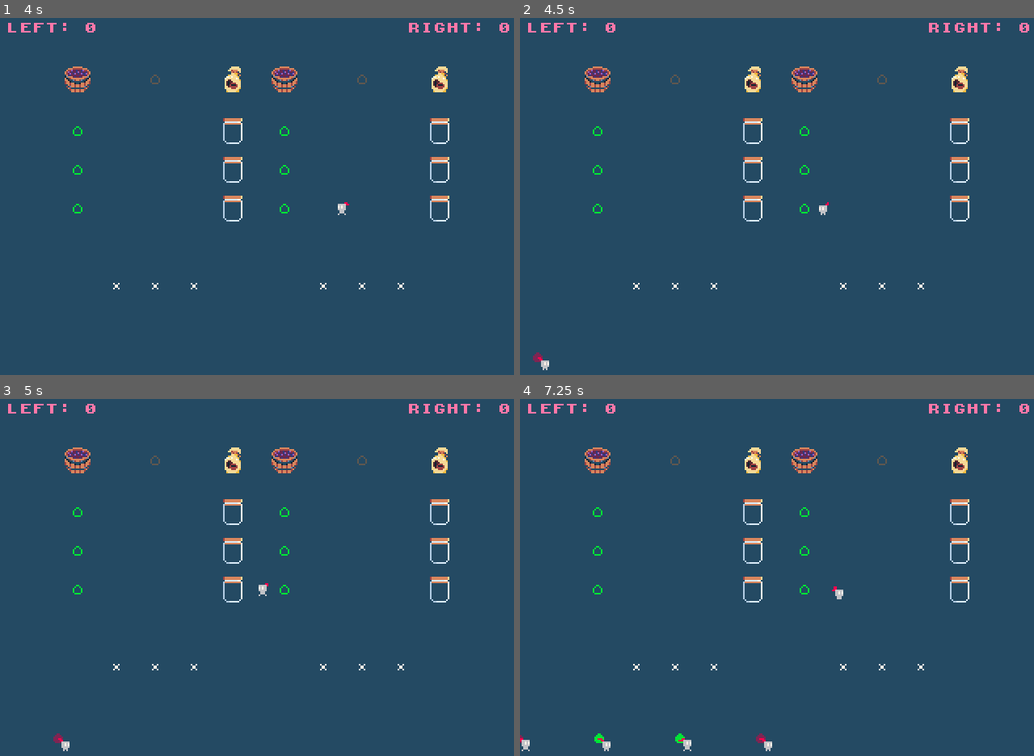
Above: before the commit, frames 1-4 (two rows, left to right).
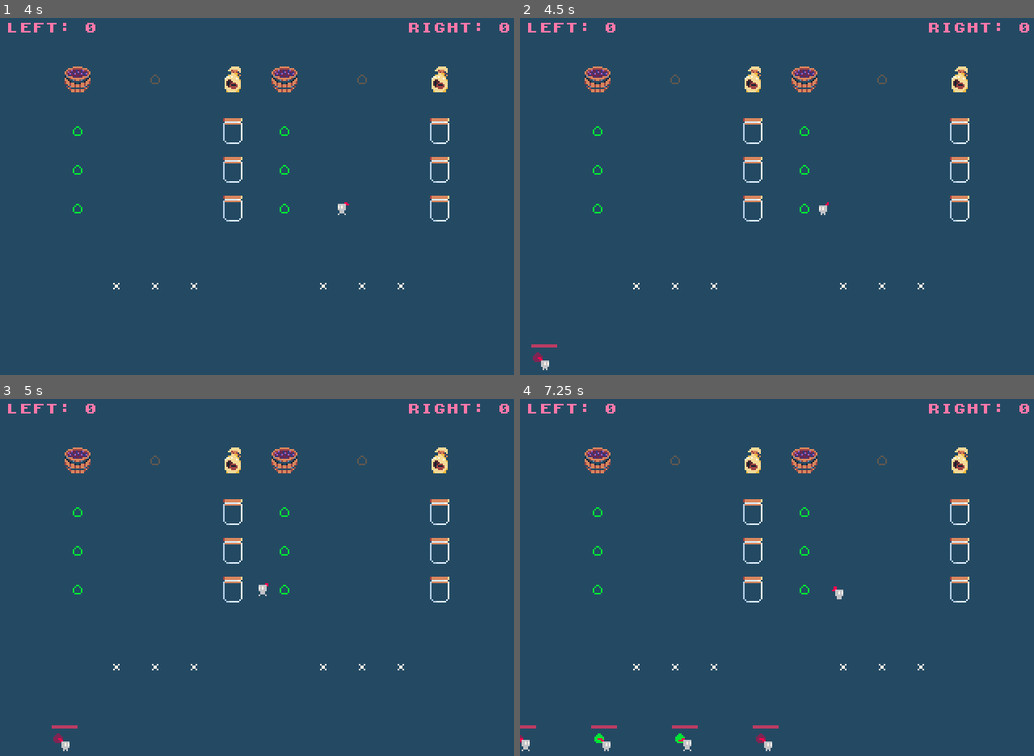
Above: after the commit, the same moments.

Repository: nikolawhallon/over-brewed
Game: Godot game, scene res://scenes/arena.tscn
The game is run twice, just before and just after one commit, with the same random seed, the same clock (stepped at 60 frames per second) and the same inputs. This scene is started directly instead of the project's main scene.
Inputs:
- Up to frame 1 (4 s): tap Enter at 0.5 s; hold Right 0.53-1.28 s; tap C (connect) at 0.6 s; tap Space at 0.77, 1.52, 3.02, 3.77 s; hold Down 1.28-2.03 s; tap H (host) at 1.35 s; hold Right 2.03-2.78 s; tap L (leave) at 2.1 s; hold Up 2.78-3.53 s; tap Q (queue) at 2.85 s; hold Left from 3.53 s (still down); tap S (solo) at 3.6 s
- Up to frame 2 (4.5 s): keep holding Left; tap C (connect) at 4.35 s
- Up to frame 3 (5 s): keep holding Left; tap Space at 4.52 s
- Up to frame 4 (7.25 s): release Left at 5.03 s; hold Down 5.03-5.78 s; tap H (host) at 5.1 s; hold Right 5.78-6.53 s; tap L (leave) at 5.85 s; tap Space at 6.02, 6.77 s; hold Up from 6.53 s (still down); tap Q (queue) at 6.6 s

Frame 1 is identical in both runs. In frame 2, less than 0.1% of the frame differs, in the area x 2-8%, y 91-93%; in frame 3, less than 0.1%; in frame 4, 0.2%, in the area x 0-51%, y 91-93%.
Error in both runs: Attempt to call function 'get_peer_ids_for_match' in base 'null instance' on a null instance. (res://scenes/helpers/match_visibility.gd:14)

Commit message:
syncing customer desires better I hope

Diff:
--- a/scenes/customer.gd
+++ b/scenes/customer.gd
@@ -14,8 +14,8 @@
 	LEAVING
 }
 
-var state = State.VOID
-var desire = ""
+@export var state = State.VOID
+@export var desire = ""
 
 func init(initial_global_position, initial_target, initial_desire):
 	global_position = initial_global_position
@@ -23,13 +23,17 @@
 	desire = initial_desire
 	state = State.COMMUTING
 
-func _ready():
-	if desire == "coffee":
+func _physics_process(_delta: float) -> void:
+	if state != State.LEAVING and desire == "coffee":
 		$Coffee.visible = true
-	elif desire == "wine":
+		$Wine.visible = false
+	elif state != State.LEAVING and desire == "wine":
+		$Coffee.visible = false
 		$Wine.visible = true
+	else:
+		$Coffee.visible = false
+		$Wine.visible = false
 
-func _physics_process(_delta: float) -> void:
 	if direction != Vector2.ZERO:
 		$AnimatedSprite2D.play("move")
 	else:
@@ -39,15 +43,6 @@
 		$AnimatedSprite2D.flip_h = true
 	elif direction.x > 0.0:
 		$AnimatedSprite2D.flip_h = false
-
-	if state == State.WAITING:
-		if $WaitTimer.is_stopped():
-			$WaitTimer.start()
-		$TimerProgress.visible = true
-		var progress = (1.0 - $WaitTimer.time_left / $WaitTimer.wait_time) * 100
-		$TimerProgress.value = progress
-	else:
-		$TimerProgress.visible = false
 
 	if not multiplayer.is_server():
 		return
@@ -60,7 +55,7 @@
 
 		if global_position.distance_to(target) < 8:
 			target = null
-			$WaitTimer.wait_time = randi_range(30, 60)
+			$WaitTimer.start(randi_range(30, 60))
 			state = State.WAITING
 	else:
 		direction = Vector2.ZERO
@@ -81,16 +76,12 @@
 			cafe.release_slot(self.get_path())
 			target = Vector2(640, 0)
 			state = State.LEAVING
-			$Coffee.visible = false
-			$Wine.visible = false
 		elif body.holding == "newspaper":
 			var cafe = get_node(cafe_path)
 			cafe.customer_left.emit(false)
 			cafe.release_slot(self.get_path())
 			target = Vector2(640, 0)
 			state = State.LEAVING
-			$Coffee.visible = false
-			$Wine.visible = false
 
 	if state == State.COMMUTING and body.is_in_group("Barista"):
 		var arena = NodeUtils.get_first_ancestor_in_group_for_node(self, "Arena")
@@ -119,5 +110,3 @@
 		cafe.release_slot(self.get_path())
 	target = Vector2(640, 0)
 	state = State.LEAVING
-	$Coffee.visible = false
-	$Wine.visible = false
--- a/scenes/customer.tscn
+++ b/scenes/customer.tscn
@@ -51,10 +51,10 @@
 properties/2/path = NodePath("WaitTimer:wait_time")
 properties/2/spawn = true
 properties/2/replication_mode = 1
-properties/3/path = NodePath("Coffee:visible")
+properties/3/path = NodePath(".:desire")
 properties/3/spawn = true
 properties/3/replication_mode = 1
-properties/4/path = NodePath("Wine:visible")
+properties/4/path = NodePath(".:state")
 properties/4/spawn = true
 properties/4/replication_mode = 1
 
